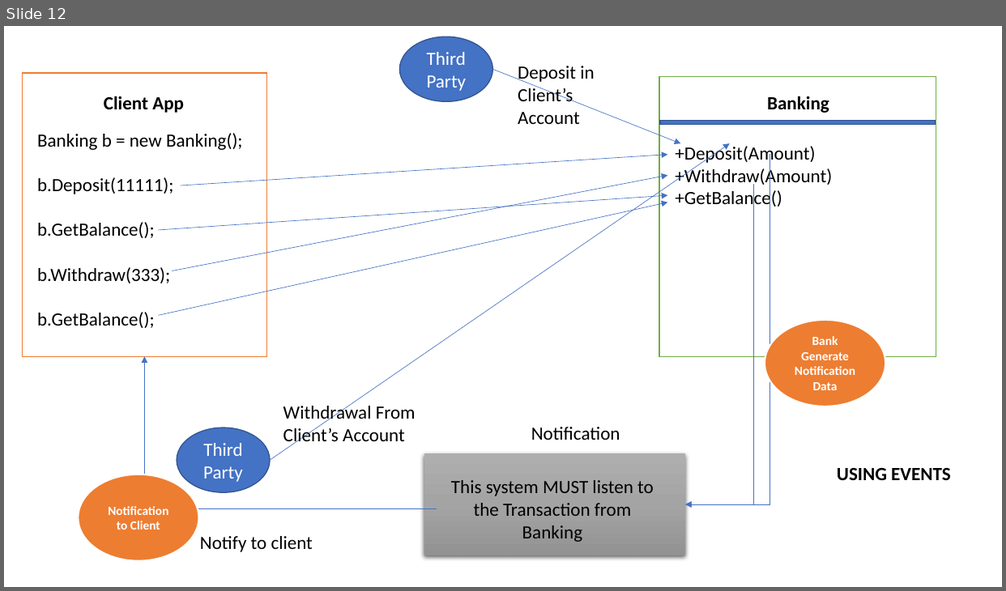
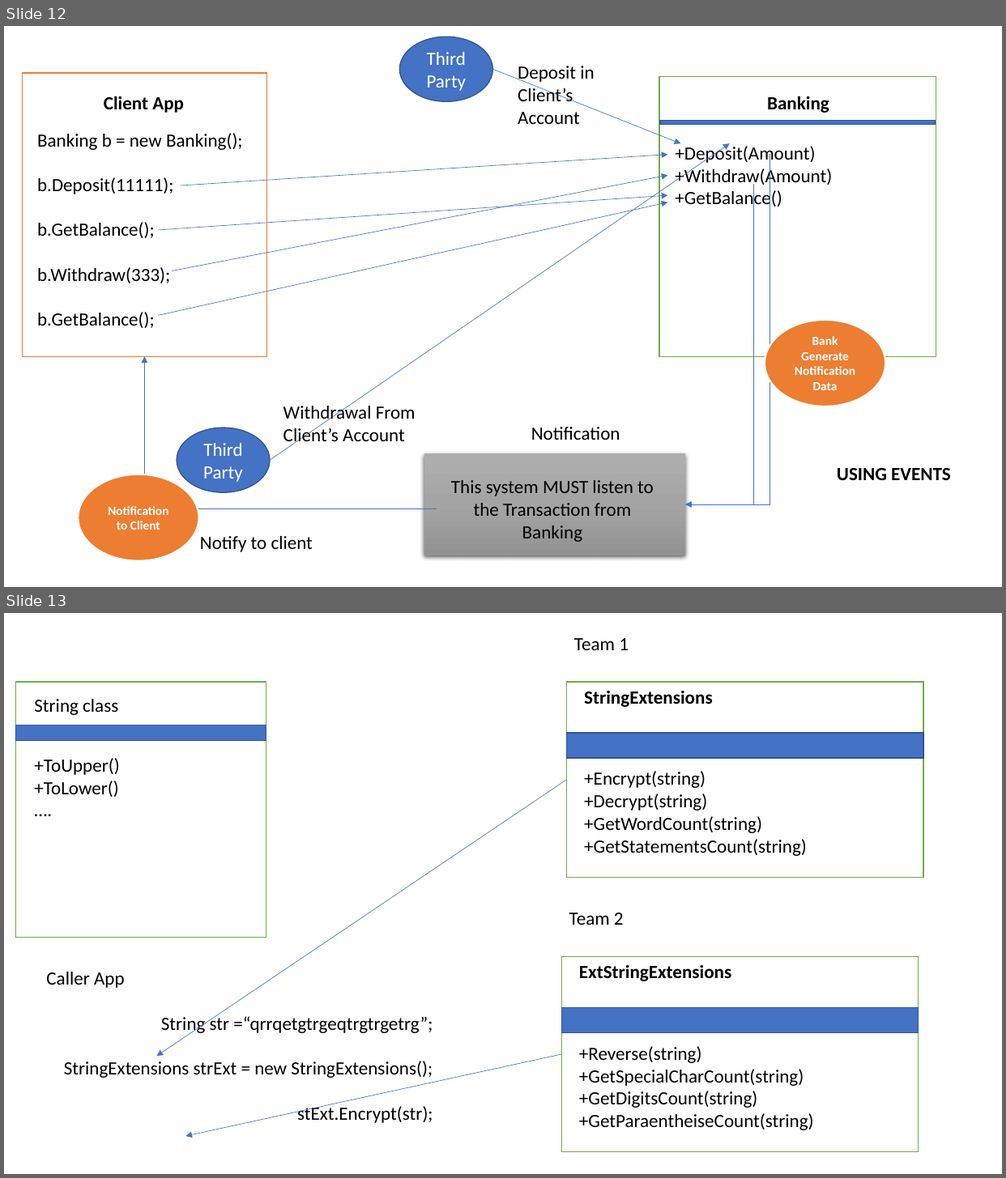
Before and after one commit to maheshsabnis/CS_Applications_MB, a slide deck: MB_Training_Images.pptx. Shown one above the other, each under a label of ours: slide 12 before the commit, slides 12 and 13 after it. The pictures are 1006x591 and 1006x1178 pixels, drawn with LibreOffice and Linux fonts; fonts in the diff are those of the drawing. Boxes give left, top, right and bottom in pixels: in the first picture for what was removed or moved away, otherwise in the second. Text is boxed around its words. In the diff, an @@ line names an element or a change of style, - is before the commit and + after.

```diff
--- a/MB_Training_Images.pptx
+++ b/MB_Training_Images.pptx
@@ slide 13 added at bbox=[4, 613, 1002, 1174], background #FFFFFF @@
@@ text added at bbox=[574, 638, 629, 650], 18 pt, text #000000 @@
+Team 1
@@ rectangle added at bbox=[15, 682, 266, 938], fill #FFFFFF, outline #70AD47 1 pt @@
@@ rectangle added at bbox=[567, 682, 924, 877], fill #FFFFFF, outline #70AD47 1 pt @@
@@ text added at bbox=[34, 699, 118, 715], 18 pt, text #000000 @@
+String class
@@ text added at bbox=[584, 691, 712, 707], 18 pt, text #000000, bold @@
+StringExtensions
@@ rectangle added at bbox=[15, 726, 266, 740], fill #4472C4, outline #325491 1 pt @@
@@ rectangle added at bbox=[567, 733, 924, 758], fill #4472C4, outline #325491 1 pt @@
@@ text added at bbox=[34, 758, 119, 797], 18 pt, text #000000 @@
++ToUpper()
++ToLower()
+….
@@ arrow added from (567, 779) to (157, 1056), #4472C4 0.5 pt @@
@@ text added at bbox=[584, 771, 807, 856], 18 pt, text #000000 @@
++Encrypt(string)
++Decrypt(string)
++GetWordCount(string)
++GetStatementsCount(string)
@@ text added at bbox=[569, 913, 624, 925], 18 pt, text #000000 @@
+Team 2
@@ text added at bbox=[46, 972, 433, 1123], 18 pt, text #000000 @@
+Caller App
+String str =“qrrqetgtrgeqtrgtrgetrg”;
+StringExtensions strExt = new StringExtensions();
+stExt.Encrypt(str);
@@ rectangle added at bbox=[562, 956, 918, 1152], fill #FFFFFF, outline #70AD47 1 pt @@
@@ text added at bbox=[579, 965, 731, 982], 18 pt, text #000000, bold @@
+ExtStringExtensions
@@ rectangle added at bbox=[562, 1008, 918, 1033], fill #4472C4, outline #325491 1 pt @@
@@ text added at bbox=[579, 1046, 814, 1131], 18 pt, text #000000 @@
++Reverse(string)
++GetSpecialCharCount(string)
++GetDigitsCount(string)
++GetParaentheiseCount(string)
@@ arrow added from (562, 1054) to (186, 1136), #4472C4 0.5 pt @@
```
Also in this commit, not shown: 6 other slides added, 24 other files.
